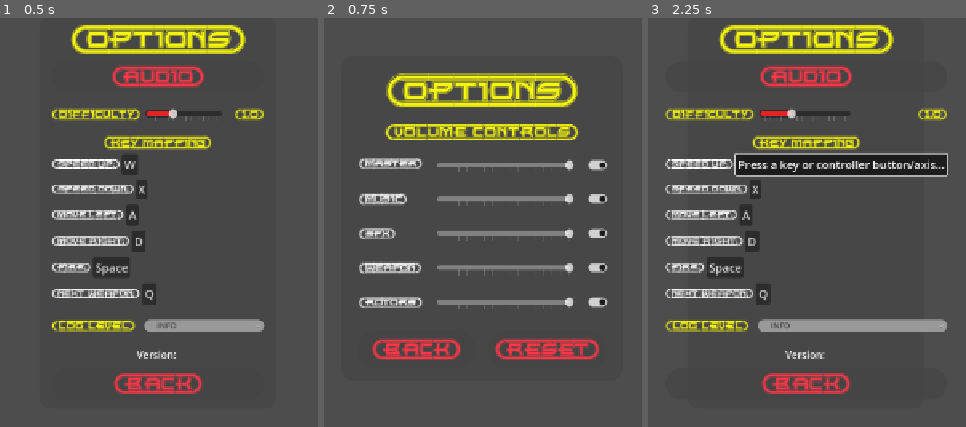
Above: before the commit, frames 1-3 (left to right).
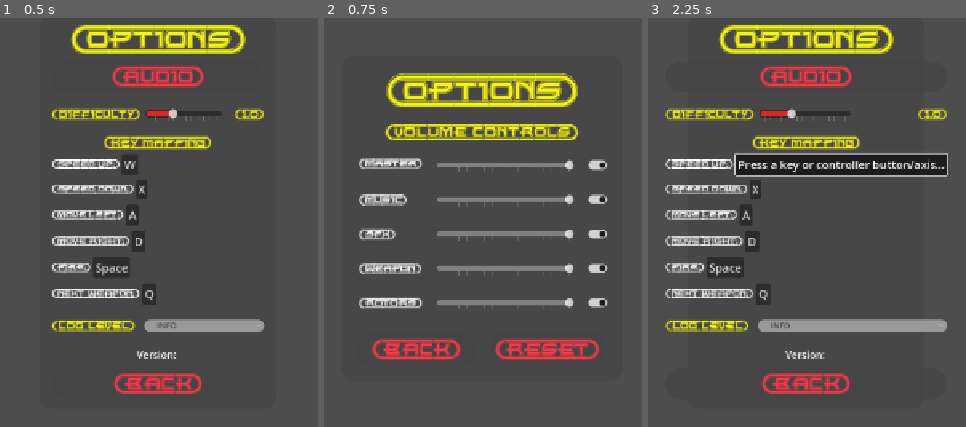
Above: after the commit, the same moments.

Repository: ikostan/SkyLockAssault
Game: Godot game, scene res://scenes/options_menu.tscn
The game is run twice, just before and just after one commit, with the same random seed, the same clock (stepped at 60 frames per second) and the same inputs. This scene is started directly instead of the project's main scene. Video files are missing from this copy of the repository; at most half a second of black plays in their place. Sound files missing from this copy of the repository are replaced by a short silence.
Inputs:
- Up to frame 1 (0.5 s): no input
- Up to frame 2 (0.75 s): click "{AUDIO}" at 0.5 s
- Up to frame 3 (2.25 s): click "{BACK}" at 1.25 s; click "W" at 2 s

Frame 1 is identical in both runs. In frame 2, 1.9% of the frame differs, in the area x 11-89%, y 42-72%; in frame 3, nothing differs.

Commit message:
Update audio_settings.tscn

Diff:
--- a/scenes/audio_settings.tscn
+++ b/scenes/audio_settings.tscn
@@ -80,7 +80,7 @@
 offset_left = -197.5
 offset_top = -230.0
 offset_right = 197.5
-offset_bottom = 150.0
+offset_bottom = 151.0
 grow_horizontal = 2
 grow_vertical = 2
 theme_override_constants/separation = 27
